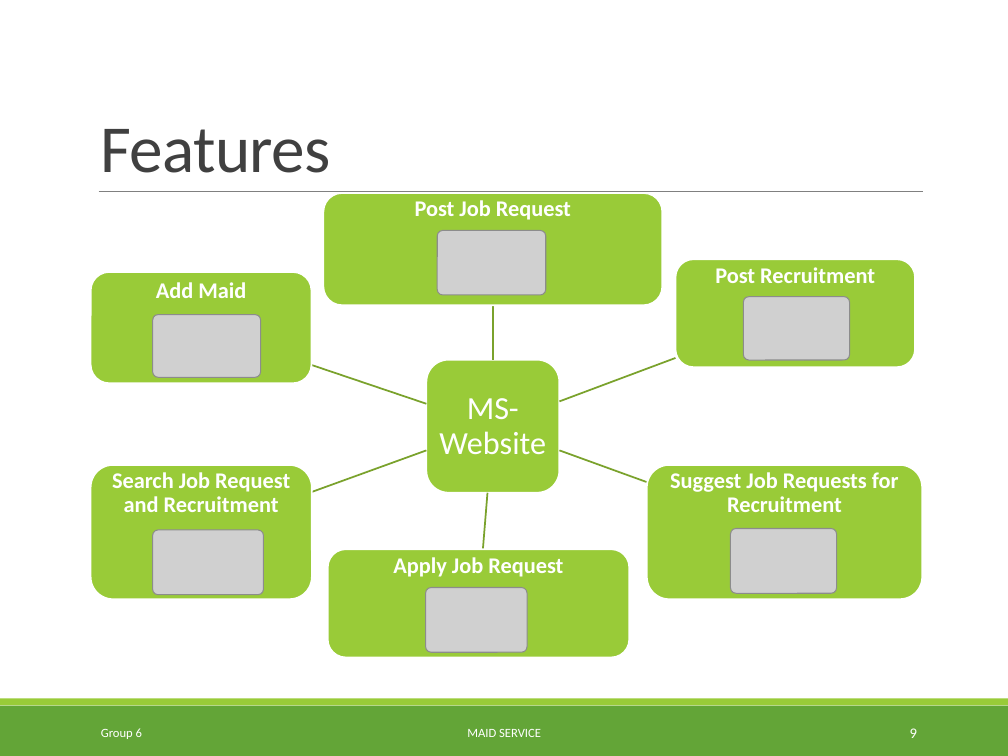
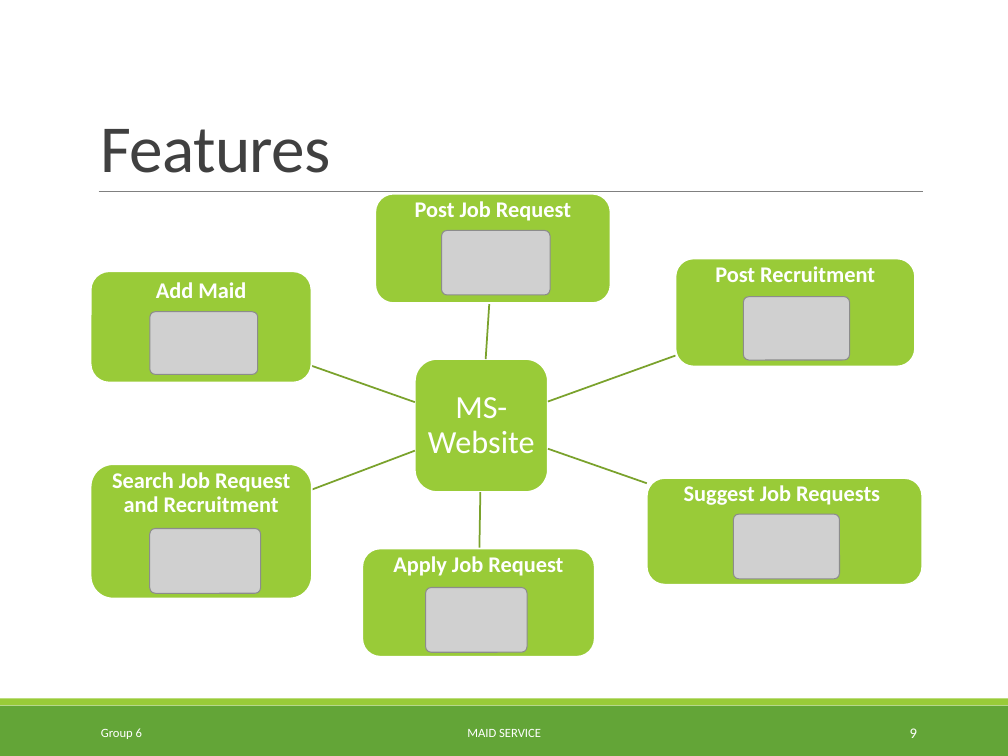
Before and after one commit to TuanBT/ms-website, a slide deck: slide 9 of 06.Personal Archives/02.TuyenMQ/MS_Slide.pptx. Drawn at 1008x756 pixels with LibreOffice and Linux fonts; fonts in the diff are those of the drawing; grey boxes stand for pictures. Boxes give left, top, right and bottom in pixels: in the first picture for what was removed or moved away, otherwise in the second. Text is boxed around its words. In the diff, an @@ line names an element or a change of style, - is before the commit and + after.

```diff
--- a/06.Personal Archives/02.TuyenMQ/MS_Slide.pptx
+++ b/06.Personal Archives/02.TuyenMQ/MS_Slide.pptx
@@ rounded rectangle: place and size @@
-rounded rectangle at [324, 193, 662, 304]
+rounded rectangle at [375, 194, 610, 303]
@@ picture: place and size @@
-picture at [437, 231, 546, 295]
+picture at [442, 231, 550, 295]
@@ freeform shape at [486, 302, 490, 359]: rotation 270 to 273 degrees; outline redrawn @@
@@ text "MS-Website": place and size @@
-text "MS-Website" at [439, 398, 546, 455]
+text "MS-Website" at [428, 397, 535, 454]
@@ rounded rectangle: place and size @@
-rounded rectangle at [426, 360, 559, 493]
+rounded rectangle at [415, 359, 548, 492]
@@ freeform shape: place and size @@
-freeform shape at [559, 358, 675, 402]
+freeform shape at [548, 356, 676, 402]
@@ freeform shape: place and size @@
-freeform shape at [312, 365, 426, 403]
+freeform shape at [312, 366, 415, 402]
@@ freeform shape: place and size @@
-freeform shape at [559, 451, 646, 482]
+freeform shape at [548, 448, 647, 483]
@@ freeform shape: place and size @@
-freeform shape at [312, 450, 427, 491]
+freeform shape at [312, 450, 415, 489]
@@ rounded rectangle: place and size @@
-rounded rectangle at [647, 465, 922, 599]
+rounded rectangle at [647, 478, 922, 585]
@@ freeform shape at [479, 492, 480, 548]: rotation 94 to 90 degrees; outline redrawn @@
@@ text at [684, 485, 880, 505]: text changed @@
-Suggest Job Requests for Recruitment
+Suggest Job Requests
@@ picture: place and size @@
-picture at [731, 528, 837, 593]
+picture at [734, 514, 840, 579]
@@ rounded rectangle: place and size @@
-rounded rectangle at [328, 549, 629, 657]
+rounded rectangle at [362, 548, 595, 656]
```
Also in this commit, not shown: 1 other slide changed.
